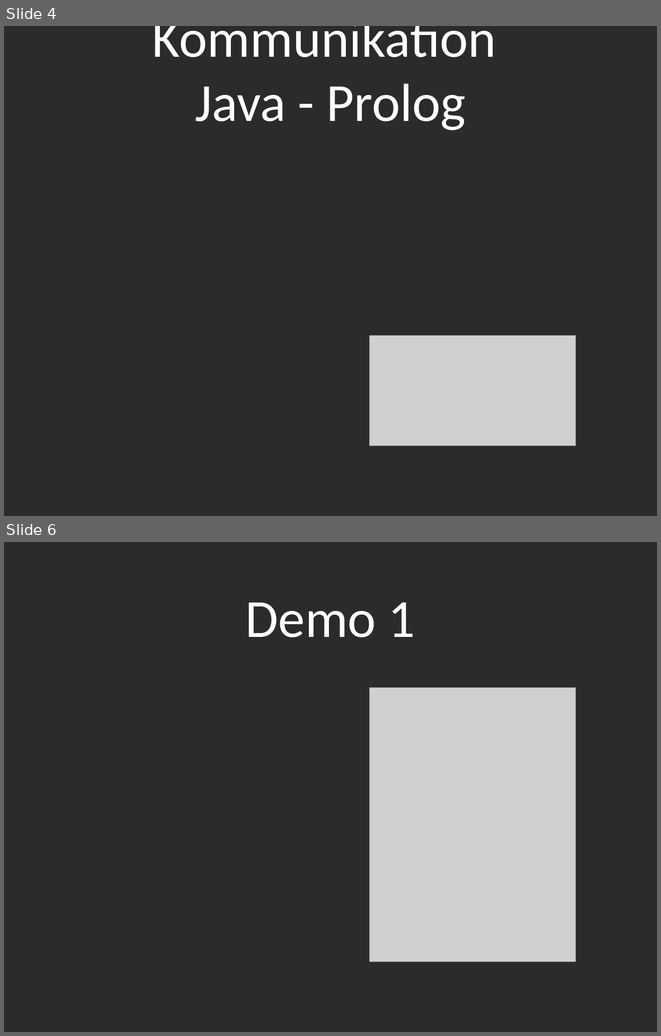
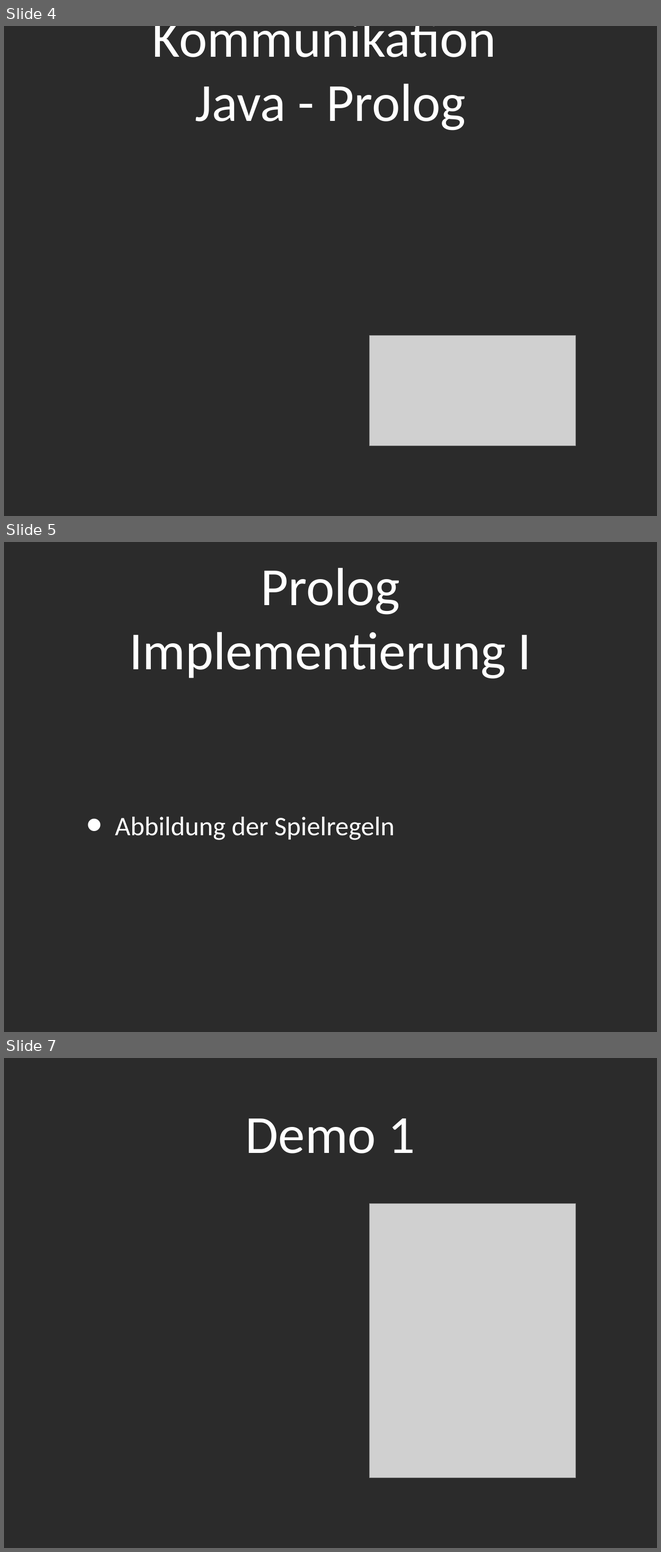
Before and after one commit to novac045/ai-battleship, a slide deck: Präsentation/Presentation_PPT.ppt. Shown one above the other, each under a label of ours: slides 4 and 6 before the commit, slides 4, 5 and 7 after it; the slides between them are not shown. The pictures are 661x1036 and 661x1552 pixels, drawn with LibreOffice and Linux fonts; fonts in the diff are those of the drawing; grey boxes stand for pictures; background and template pictures are left out; a plain dark background stands for a picture behind light text. Boxes give left, top, right and bottom in pixels: in the first picture for what was removed or moved away, otherwise in the second. Text is boxed around its words. In the diff, an @@ line names an element or a change of style, - is before the commit and + after.

```diff
--- a/Präsentation/Presentation_PPT.ppt
+++ b/Präsentation/Presentation_PPT.ppt
@@ slide 5 added at <box>4,542,657,1032</box>, background picture (left out) @@
@@ title added at <box>129,568,531,679</box>, 84 pt, text #FFFFFF @@
+Prolog Implementierung I
@@ text added at <box>115,817,395,840</box>, 42 pt, text #FFFFFF @@
+• Abbildung der Spielregeln
@@ what was slide 6 is now slide 7 @@
```
Also in this commit, not shown: 2 slides changed, 2 other files.
